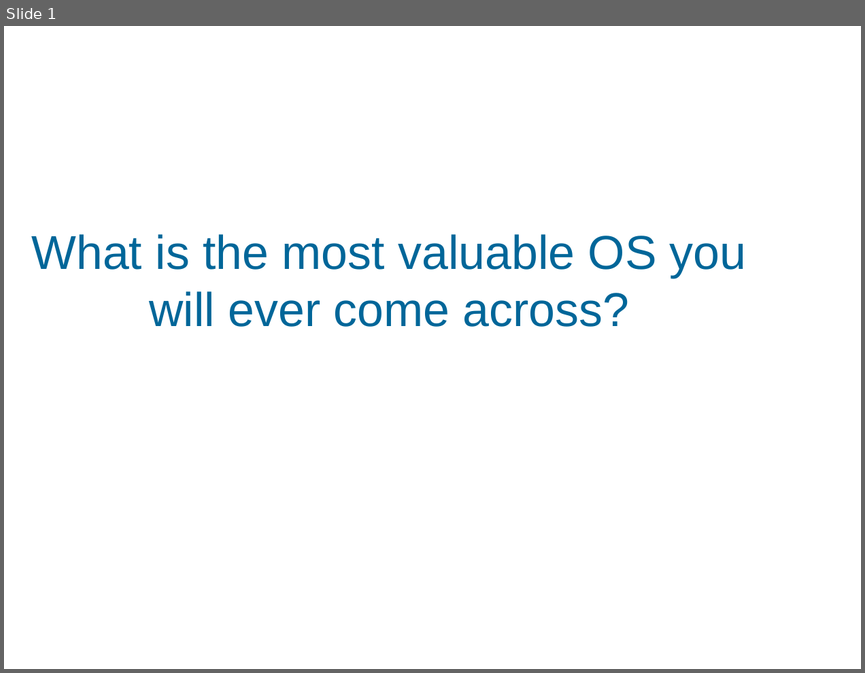
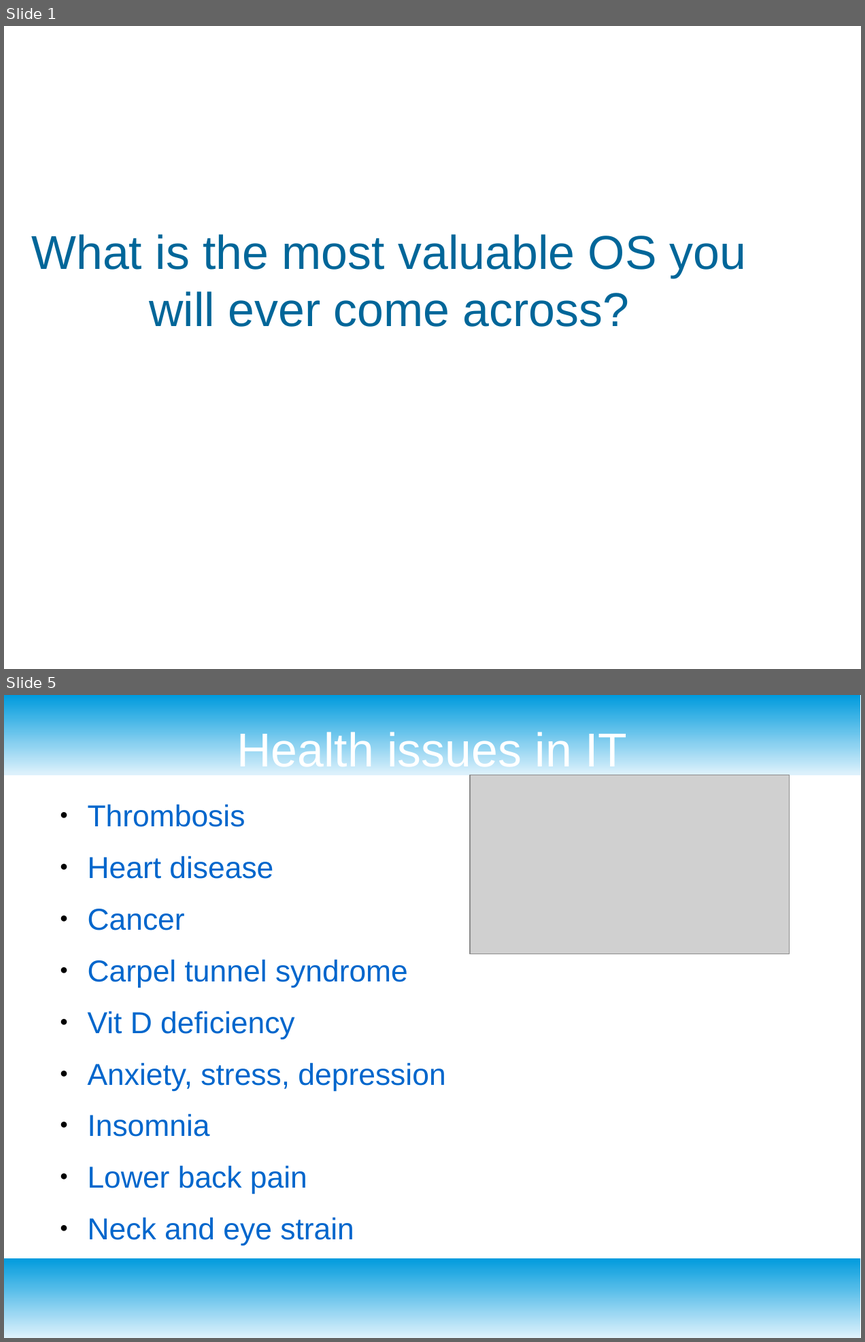
Before and after one commit to CSteigueber/watch-on-health, a slide deck: watch.odp. Shown one above the other, each under a label of ours: slide 1 before the commit, slides 1 and 5 after it; the slides between them are not shown. The pictures are 865x673 and 865x1342 pixels, drawn with LibreOffice and Linux fonts; fonts in the diff are those of the drawing; grey boxes stand for pictures; background and template pictures are left out. Boxes give left, top, right and bottom in pixels: in the first picture for what was removed or moved away, otherwise in the second. Text is boxed around its words. In the diff, an @@ line names an element or a change of style, - is before the commit and + after.

```diff
--- a/watch.odp
+++ b/watch.odp
@@ slide 5 added at (4,695,861,1338), background #FFFFFF @@
@@ rectangle added at (4,695,861,775), fill gradient #DFF2FC to #009BDD @@
@@ title added at (237,728,627,775), 44 pt, text #FFFFFF @@
+Health issues in IT
@@ picture added at (470,775,789,954) @@
@@ text added at (88,804,445,1245), 28 pt, text #0066CC @@
+● Thrombosis
+● Heart disease
+● Cancer
+● Carpel tunnel syndrome
+● Vit D deficiency
+● Anxiety, stress, depression
+● Insomnia
+● Lower back pain
+● Neck and eye strain
@@ rectangle added at (4,1258,861,1338), fill gradient #DFF2FC to #009BDD @@
```
Also in this commit, not shown: 12 other slides added, 1 slide removed, 10 other files.
